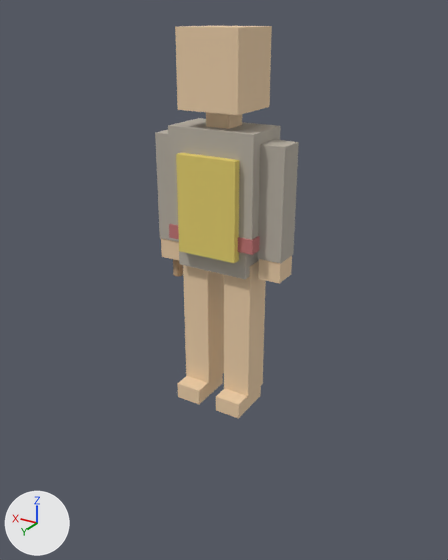
The glTF model characters/hephaestus.glb: old version first, new version second.
Both versions are drawn from a 50 mm camera at (-1.73, 2.89, 2.24) aimed at (0.05, -0.07, 0.76). Lighting does not change. The marker at lower left points along +X, +Y and +Z. The picture after the commit comes second. Where no turn or scale is listed for an object, it has been applied to the vertices.

The older version as bpy lines, for what is in view:
```python
ob_arm_l_hand = bpy.data.objects.new('arm_L_hand', me_cube_009)
ob_arm_l_hand.parent = ob_arm_l
ob_arm_l_hand.location = (0.0, 0.0, -0.66)
ob_arm_l_hand.scale = (0.065, 0.075, 0.07)
ob_arm_l_upper = bpy.data.objects.new('arm_L_upper', me_cube_008)
ob_arm_l_upper.parent = ob_arm_l
ob_arm_l_upper.location = (0.0, 0.0, -0.3)
ob_arm_l_upper.scale = (0.07, 0.08, 0.31)
ob_arm_r_hand = bpy.data.objects.new('arm_R_hand', me_cube_011)
ob_arm_r_hand.parent = ob_arm_r
ob_arm_r_hand.location = (0.0, 0.0, -0.66)
ob_arm_r_hand.scale = (0.065, 0.075, 0.07)
ob_arm_r_upper = bpy.data.objects.new('arm_R_upper', me_cube_010)
ob_arm_r_upper.parent = ob_arm_r
ob_arm_r_upper.location = (0.0, 0.0, -0.3)
ob_arm_r_upper.scale = (0.07, 0.08, 0.31)
ob_head = bpy.data.objects.new('head', me_cube_003)
ob_head.parent = ob_hephaestus
ob_head.location = (0.0, 0.0, 1.98)
ob_head.scale = (0.18, 0.17, 0.2)
ob_leg_r_foot = bpy.data.objects.new('leg_R_foot', me_cube_015)
ob_leg_r_foot.parent = ob_leg_r
ob_leg_r_foot.location = (0.0, 0.06, -0.88)
ob_leg_r_foot.scale = (0.08, 0.14, 0.05)
ob_outfit_apron_0 = bpy.data.objects.new('outfit_apron_0', me_cube_016)
ob_outfit_apron_0.parent = ob_hephaestus
ob_outfit_apron_0.location = (0.0, 0.17, 1.28)
ob_outfit_apron_0.scale = (0.18, 0.025, 0.275)
ob_outfit_belt_0 = bpy.data.objects.new('outfit_belt_0', me_cube_017)
ob_outfit_belt_0.parent = ob_hephaestus
ob_outfit_belt_0.location = (0.0, 0.0, 1.1)
ob_outfit_belt_0.scale = (0.27, 0.16, 0.04)
# also in view: 'hips' at (0.0, 0.0, 1.02); 'leg_R_shin' at (0.14, 0.0, 0.53); 'neck' at (0.0, 0.0, 1.72); 'leg_L_foot' at (-0.14, 0.06, 0.07); 'leg_L_shin' at (-0.14, 0.0, 0.53)
```
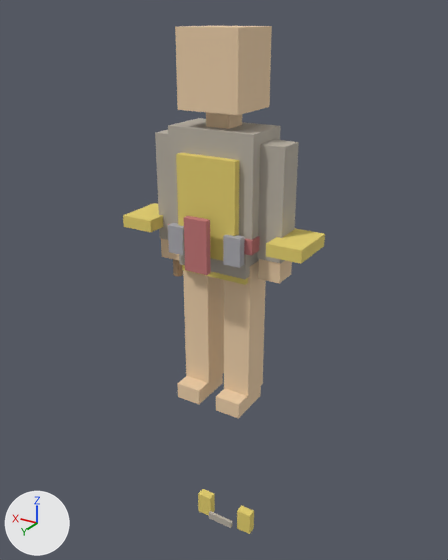
The change, as a list of edits to the scene's bpy script:
```text
Change me_cube_009:
    where me_cube_009.from_pydata(...)  # 8 vertices, 12 faces; spans x -1.0..1.0, y -1.0..1.0, z -1.0..1.0
    remove me_cube_009.materials.append(mat_hephaestus_skin)  # beige #eecfaa
    add me_cube_009.materials.append(mat_hephaestus_primary)  # grey #b8b0a4
Change me_cube_011:
    where me_cube_011.from_pydata(...)  # 8 vertices, 12 faces; spans x -1.0..1.0, y -1.0..1.0, z -1.0..1.0
    remove me_cube_011.materials.append(mat_hephaestus_skin)  # beige #eecfaa
    add me_cube_011.materials.append(mat_hephaestus_primary)  # grey #b8b0a4
Change me_cube_010:
    where me_cube_010.from_pydata(...)  # 8 vertices, 12 faces; spans x -1.0..1.0, y -1.0..1.0, z -1.0..1.0
    remove me_cube_010.materials.append(mat_hephaestus_primary)  # grey #b8b0a4
    add me_cube_010.materials.append(mat_hephaestus_skin)  # beige #eecfaa
Change me_cube_017:
    where me_cube_017.from_pydata(...)  # 8 vertices, 12 faces; spans x -1.0..1.0, y -1.0..1.0, z -1.0..1.0
    remove me_cube_017.materials.append(mat_hephaestus_accent)  # pink #c37676
    add me_cube_017.materials.append(mat_hephaestus_secondary)  # yellow #e6d16d
Change ob_arm_l_hand:
    ob_arm_l_hand: bpy.data.objects.new('arm_L_hand', me_cube_009) -> bpy.data.objects.new('arm_L_hand', me_cube_010)
Change ob_arm_l_upper:
    ob_arm_l_upper: bpy.data.objects.new('arm_L_upper', me_cube_008) -> bpy.data.objects.new('arm_L_upper', me_cube_009)
Change ob_arm_r_upper:
    ob_arm_r_upper: bpy.data.objects.new('arm_R_upper', me_cube_010) -> bpy.data.objects.new('arm_R_upper', me_cube_011)
Change ob_outfit_apron_0:
    ob_outfit_apron_0: bpy.data.objects.new('outfit_apron_0', me_cube_016) -> bpy.data.objects.new('outfit_apron_0', me_cube_017)
Change ob_outfit_belt_0:
    ob_outfit_belt_0: bpy.data.objects.new('outfit_belt_0', me_cube_017) -> bpy.data.objects.new('outfit_belt_0', me_cube_018)
    ob_outfit_belt_0.scale: (0.27, 0.16, 0.04) -> (0.27, 0.17, 0.04)
Add ob_outfit_sandals_2:
    ob_outfit_sandals_2 = bpy.data.objects.new('outfit_sandals_2', me_cube_028)  # a box spanning x -0.09..0.09, y -0.01..0.01, z -0.025..0.025; in mat_hephaestus_primary (grey #b8b0a4)
    ob_outfit_sandals_2.location = (0.0, 0.05, -1.0)
Add ob_outfit_sandals_1:
    ob_outfit_sandals_1 = bpy.data.objects.new('outfit_sandals_1', me_cube_027)  # a box spanning x -0.05..0.05, y -0.03..0.03, z -0.08..0.08; in mat_hephaestus_secondary (yellow #e6d16d)
    ob_outfit_sandals_1.location = (0.16, -0.02, -0.98)
Add ob_outfit_sandals_0:
    ob_outfit_sandals_0 = bpy.data.objects.new('outfit_sandals_0', me_cube_027.copy())
    ob_outfit_sandals_0.location = (-0.16, -0.02, -0.98)
Add ob_outfit_belt_2:
    ob_outfit_belt_2 = bpy.data.objects.new('outfit_belt_2', me_cube_020)  # a box spanning x -0.05..0.05, y -0.025..0.025, z -0.08..0.08; in mat_hephaestus_steel (grey #adadb2)
    ob_outfit_belt_2.location = (-0.18, 0.2, 1.08)
Add ob_outfit_belt_1:
    ob_outfit_belt_1 = bpy.data.objects.new('outfit_belt_1', me_cube_020.copy())
    ob_outfit_belt_1.location = (0.18, 0.2, 1.08)
Add ob_outfit_armor_3:
    ob_outfit_armor_3 = bpy.data.objects.new('outfit_armor_3', me_cube_024)  # a box spanning x -0.07..0.07, y -0.02..0.02, z -0.15..0.15; in mat_hephaestus_accent (pink #c37676)
    ob_outfit_armor_3.location = (0.0, 0.28, 1.1)
Add ob_outfit_armor_2:
    ob_outfit_armor_2 = bpy.data.objects.new('outfit_armor_2', me_cube_023)  # a box spanning x -0.1..0.1, y -0.15..0.15, z -0.035..0.035; in mat_hephaestus_secondary (yellow #e6d16d)
    ob_outfit_armor_2.location = (-0.47, 0.05, 1.12)
Add ob_outfit_armor_1:
    ob_outfit_armor_1 = bpy.data.objects.new('outfit_armor_1', me_cube_023.copy())
    ob_outfit_armor_1.location = (0.47, 0.05, 1.12)
Add ob_outfit_armor_0:
    ob_outfit_armor_0 = bpy.data.objects.new('outfit_armor_0', me_cube_021)  # a box spanning x -0.21..0.21, y -0.075..0.075, z -0.24..0.24; in mat_hephaestus_secondary (yellow #e6d16d)
    ob_outfit_armor_0.location = (0.0, 0.05, 1.1)
```

Location of each change, [x1, y1, x2, y2] in pixels of the pictures (448 x 560 px):
'outfit_armor_3', added: after [184, 216, 211, 275]
'outfit_armor_2', added (yellow): after [266, 228, 325, 264]
'outfit_armor_1', added (yellow): after [123, 203, 163, 232]
'outfit_belt_2', added: after [223, 235, 245, 268]
'outfit_belt_0', reshaped, rescaled: before [169, 224, 260, 255]; after [168, 224, 260, 255]
'outfit_belt_1', added: after [168, 223, 185, 255]
'outfit_sandals_0', added: after [237, 505, 254, 534]
'outfit_sandals_1', added: after [198, 489, 215, 516]
'arm_R_hand', recoloured (darker): [161, 238, 179, 261] in both
'outfit_armor_0', added (mostly hidden): after [182, 265, 248, 285]
'outfit_sandals_2', added: after [209, 511, 232, 528]
